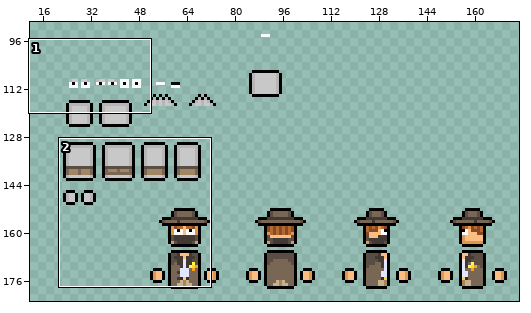
A sprite sheet gets an edit: Assets/Graphics/Sprites/parts.png. The first picture is a wide view before the edit; the outline marks the close-up.
Close-up. The starting point:
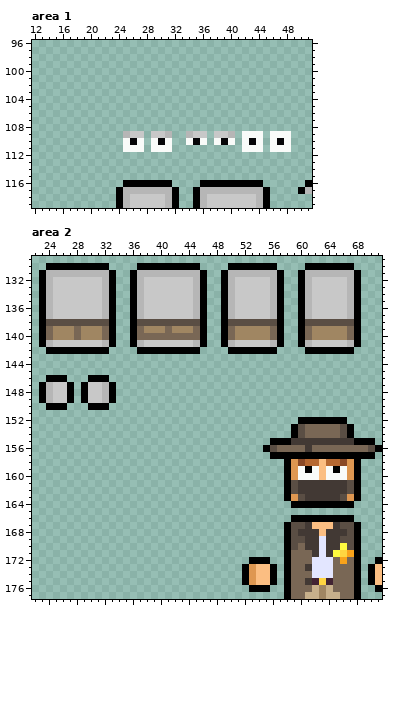
The file is 200x200 pixels. Shown: area 1: x 12..51, y 96..119; area 2: x 22..71, y 129..177. The wide view leaves out empty margins.
Once edited:
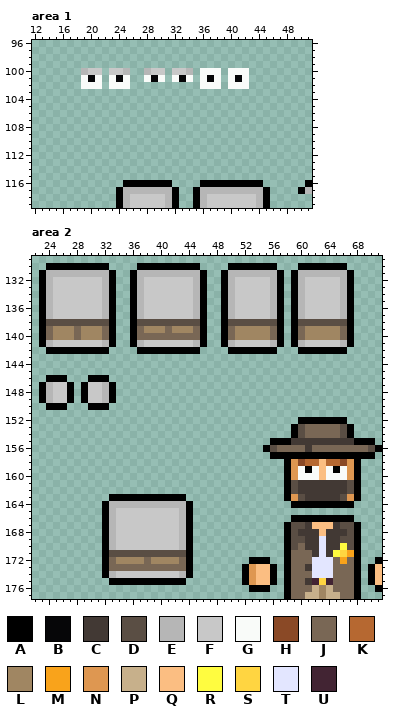
Palette (. is transparent): A #000000  B #060608  C #423934  D #5a4e44  E #b6b6b6  F #c8c8c8  G #f9fbf9  H #8a4926  J #796755  K #b66831  L #a08662  M #f9a31b  N #de9751  P #c7b08b  Q #fbbe82  R #fffc40  S #ffd541  T #e3e6ff  U #422433
Difference:
Changed rows in their new state; - is an unchanged pixel.
Area 1:
first column x 19:
100 EFF-FFE--EFF-FFE-GGG-GGG
101 GBG-GBG--GBG-GBG-GBG-GBG
102 GGG-GGG----------GGG-GGG
first column x 25:
109 ...-...--...-...-...-...
110 ...-...--...-...-...-...
111 ...-...----------...-...
Area 2:
first column x 59:
130 -A------.-
131 AE------A.
132 AEF----EA.
133 AEF----EA.
134 AEF----EA.
135 AEF----EA.
136 AEF----EA.
137 AEF----EA.
138 AD------A.
139 AJL----JA.
140 AJL----JA.
141 AEF----EA.
142 -A------.-
first column x 32:
163 -AAAAAAAAAAA-
164 AEEEEEEEEEEEA
165 AEFFFFFFFFFEA
166 AEFFFFFFFFFEA
167 AEFFFFFFFFFEA
168 AEFFFFFFFFFEA
169 AEFFFFFFFFFEA
170 AEFFFFFFFFFEA
171 ADDDDDDDDDDDA
172 AJLLLLJLLLLJA
173 AJJJJJJJJJJJA
174 AEFFFFFFFFFEA
175 -AAAAAAAAAAA-
Pixel boxes of the changes (left, top, right, bottom) in both close-ups:
added: (81, 68, 249, 89)
erased: (123, 131, 291, 152)
changed: (291, 263, 361, 354)
added: (102, 494, 193, 585)
